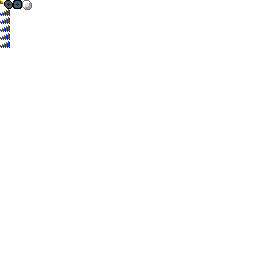
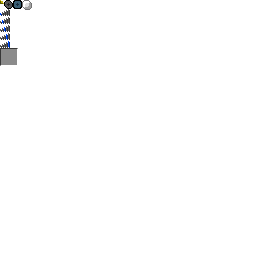
Revision of a layered 256 x 256 image; what changed, layer by layer:
added layer "hotbar" above "background" over (0, 48, 18, 66)
